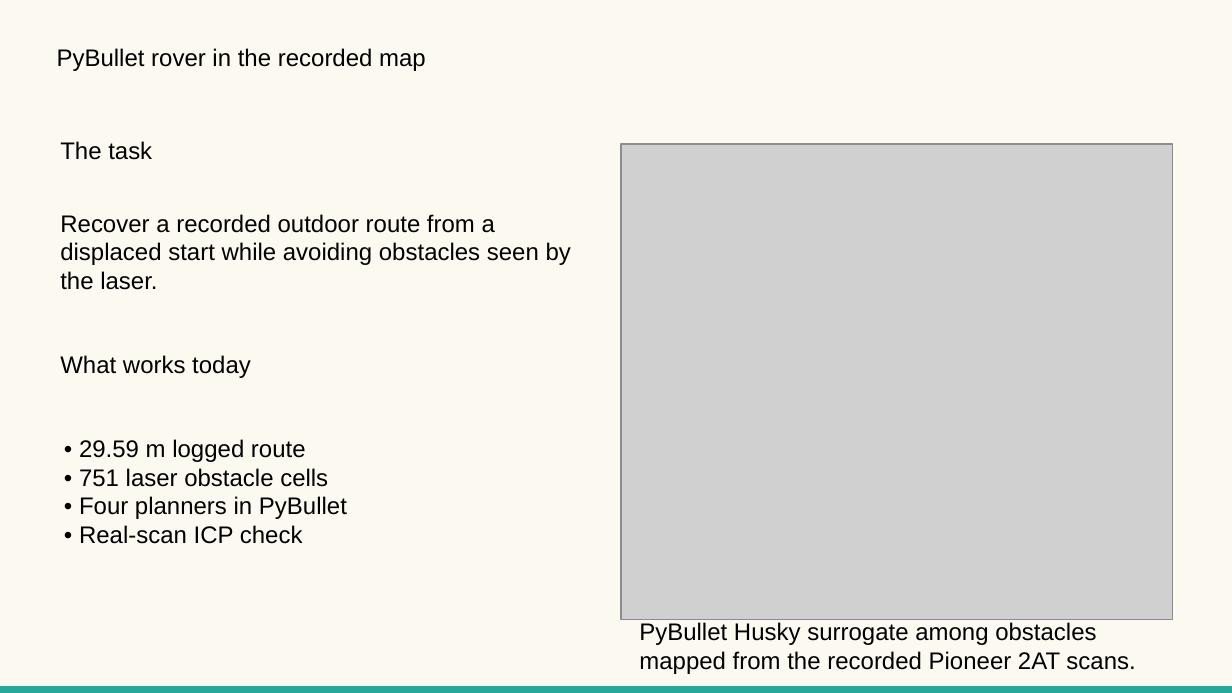
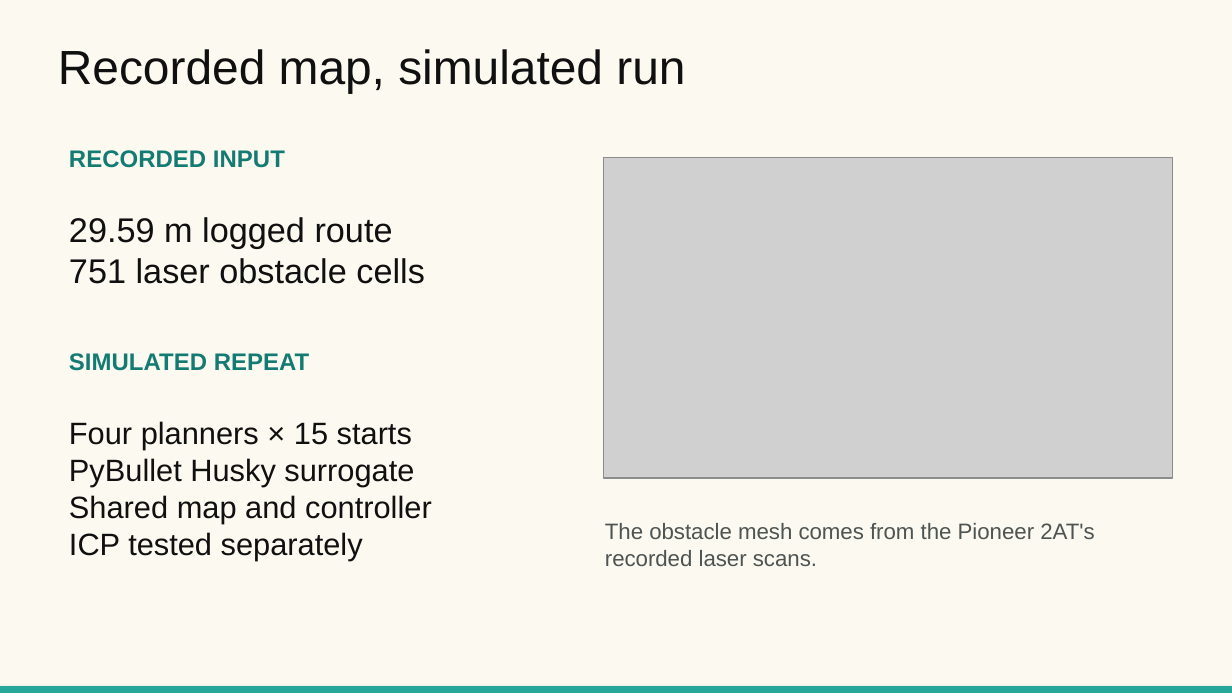
Before and after one commit to ayushkaulgud/teach-repeat-rover-navigation, a slide deck: slide 4 of docs/Teach_and_Repeat_Project_Update_Oct_7_2026.pptx. Drawn at 1232x693 pixels with LibreOffice and Linux fonts; fonts in the diff are those of the drawing; grey boxes stand for pictures. Boxes give left, top, right and bottom in pixels: in the first picture for what was removed or moved away, otherwise in the second. Text is boxed around its words. In the diff, an @@ line names an element or a change of style, - is before the commit and + after.

```diff
--- a/docs/Teach_and_Repeat_Project_Update_Oct_7_2026.pptx
+++ b/docs/Teach_and_Repeat_Project_Update_Oct_7_2026.pptx
@@ text at [58, 49, 685, 93]: text changed; size 14 to 28 pt; text colour #000000 to #101010 @@
-PyBullet rover in the recorded map
+Recorded map, simulated run
@@ text at [69, 150, 285, 168]: text changed; text colour #000000 to #147B73; bold on @@
-The task
+RECORDED INPUT
@@ picture: place and size @@
-picture at [621, 144, 1173, 620]
+picture at [604, 158, 1173, 478]
@@ text at [69, 217, 425, 284]: text changed; size 14 to 20 pt; text colour #000000 to #101010 @@
-Recover a recorded outdoor route from a displaced start while avoiding obstacles seen by the laser.
+29.59 m logged route
+751 laser obstacle cells
@@ text at [69, 353, 310, 371]: text changed; text colour #000000 to #147B73; bold on @@
-What works today
+SIMULATED REPEAT
@@ text at [69, 421, 432, 561]: text changed; size 14 to 18 pt; text colour #000000 to #101010 @@
-• 29.59 m logged route
-• 751 laser obstacle cells
-• Four planners in PyBullet
-• Real-scan ICP check
+Four planners × 15 starts
+PyBullet Husky surrogate
+Shared map and controller
+ICP tested separately
@@ text at [605, 523, 1094, 566]: text changed; size 14 to 13 pt; text colour #000000 to #4D5452 @@
-PyBullet Husky surrogate among obstacles mapped from the recorded Pioneer 2AT scans.
+The obstacle mesh comes from the Pioneer 2AT's recorded laser scans.
```
Also in this commit, not shown: 6 other slides changed, 3 other files.
